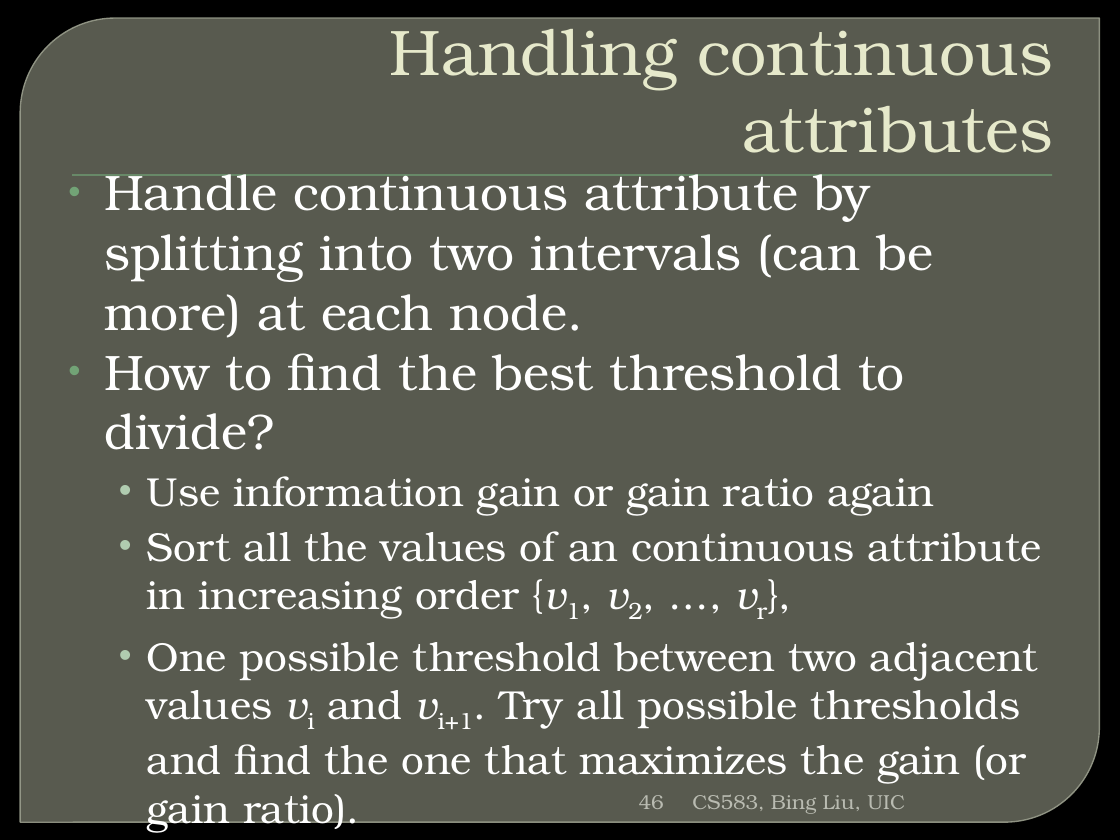
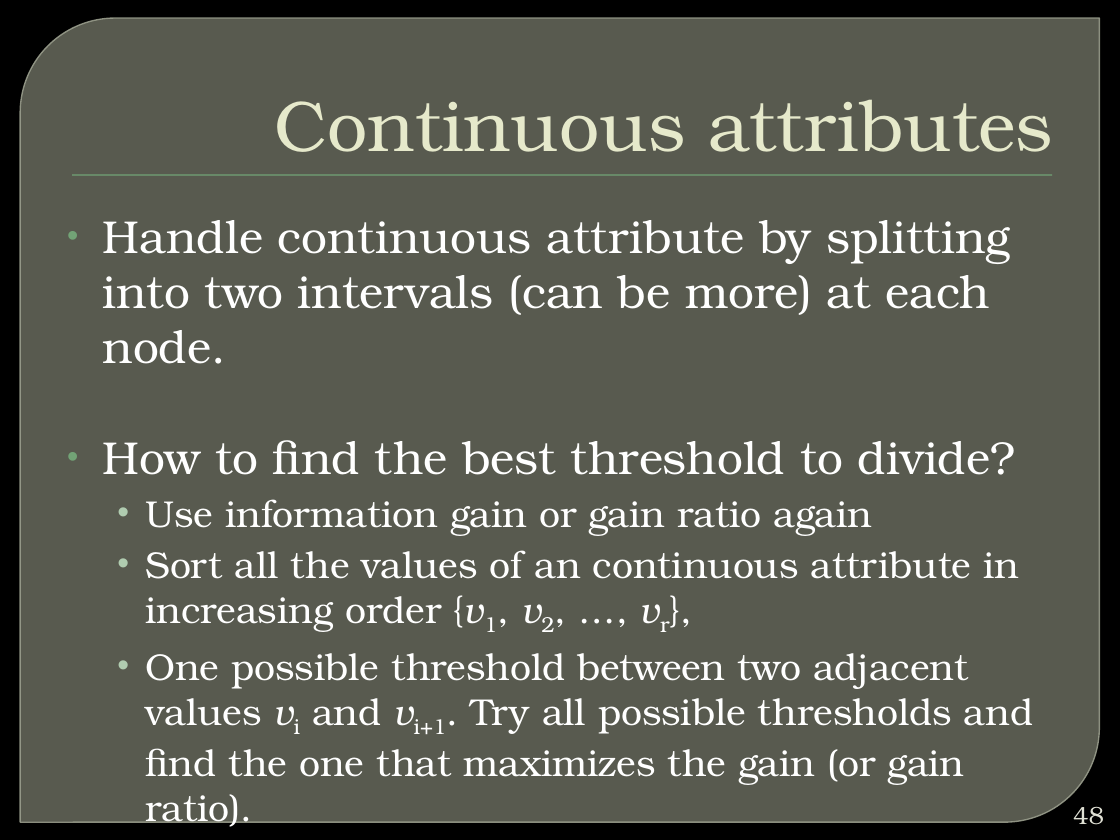
Before and after one commit to winteram/BIA660-2013S, a slide deck: slide 48 of course_docs/20130423/MLclassification.pptx (slide 46 before the commit). Drawn at 1120x840 pixels with LibreOffice and Linux fonts; fonts in the diff are those of the drawing; background and template pictures are left out. Boxes give left, top, right and bottom in pixels: in the first picture for what was removed or moved away, otherwise in the second. Text is boxed around its words. In the diff, an @@ line names an element or a change of style, - is before the commit and + after.

```diff
--- a/course_docs/20130423/MLclassification.pptx
+++ b/course_docs/20130423/MLclassification.pptx
@@ title at box(275, 99, 1053, 152): text changed; size 41.4 to 46 pt @@
-Handling continuous attributes
+Continuous attributes
@@ text "Handle continuous attribute by splitting ...": place and size @@
-text "Handle continuous attribute by splitting ..." at box(104, 174, 1041, 833)
+text "Handle continuous attribute by splitting ..." at box(103, 220, 1033, 830)
@@ text "Handle continuous attribute by splitting ..." at box(103, 220, 1033, 830): size 32 to 29.6 pt in "Handle continuous attribute by splitting into two ...", "How to find the best threshold to ..."; size 26 to 24.1 pt in "Use information gain or gain ratio again", "Sort all the values of an continuous ...", "One possible threshold between two adjacent values ..." @@
@@ page number removed at box(639, 795, 664, 809) @@
-46
@@ text removed at box(692, 794, 905, 814) @@
-CS583, Bing Liu, UIC
@@ page number added at box(1073, 806, 1104, 825), 16 pt, text #E0E0D4 @@
+48
```
Also in this commit, not shown: 38 other slides changed, 22 slides added, 7 slides removed.
